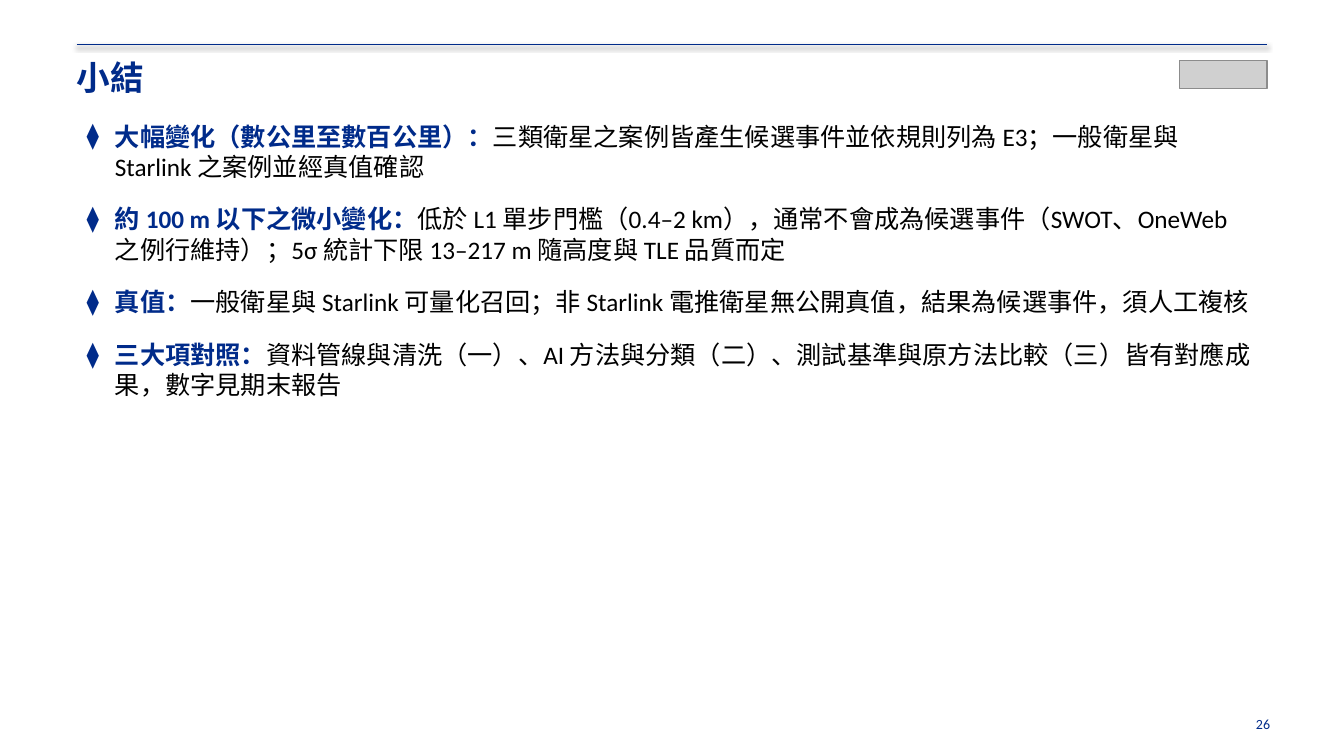
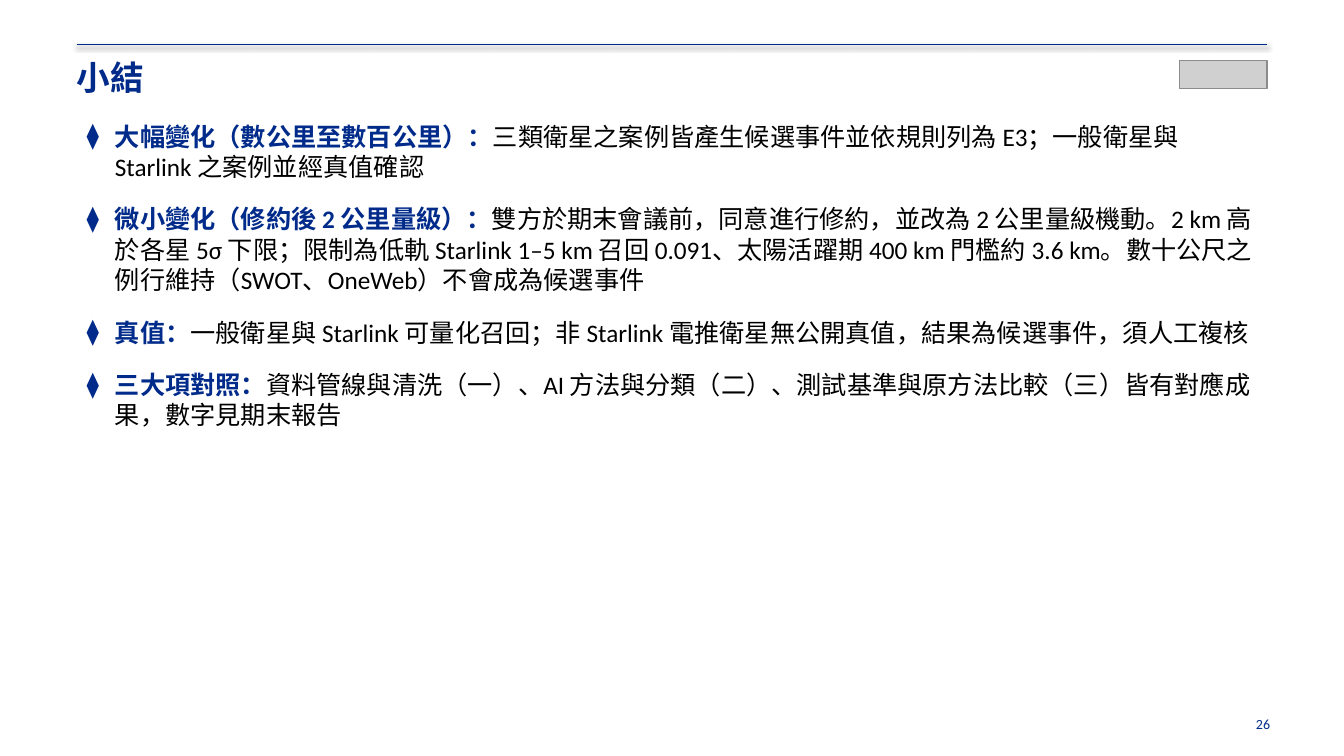
Before and after one commit to RhynoW/Sat_TraingDataExtension, a slide deck: slide 26 of docs/期末報告_補充簡報_建議事項一問一答_20261125.pptx. Drawn at 1344x756 pixels with LibreOffice and Linux fonts; fonts in the diff are those of the drawing; grey boxes stand for pictures. Boxes give left, top, right and bottom in pixels: in the first picture for what was removed or moved away, otherwise in the second. Text is boxed around its words. In the diff, an @@ line names an element or a change of style, - is before the commit and + after.

```diff
--- a/docs/期末報告_補充簡報_建議事項一問一答_20261125.pptx
+++ b/docs/期末報告_補充簡報_建議事項一問一答_20261125.pptx
@@ text at [115, 206, 1252, 292]: text changed @@
-⧫ 約 100 m 以下之微小變化：低於 L1 單步門檻（0.4–2 km），通常不會成為候選事件（SWOT、OneWeb 之例行維持）；5σ 統計下限 13–217 m 隨高度與 TLE 品質而定
+⧫ 微小變化（修約後 2 公里量級）：雙方於期末會議前，同意進行修約，並改為 2 公里量級機動。2 km 高於各星 5σ 下限；限制為低軌 Starlink 1–5 km 召回 0.091、太陽活躍期 400 km 門檻約 3.6 km。數十公尺之例行維持（SWOT、OneWeb）不會成為候選事件
```
Also in this commit, not shown: 2 other slides changed, 20 other files.
